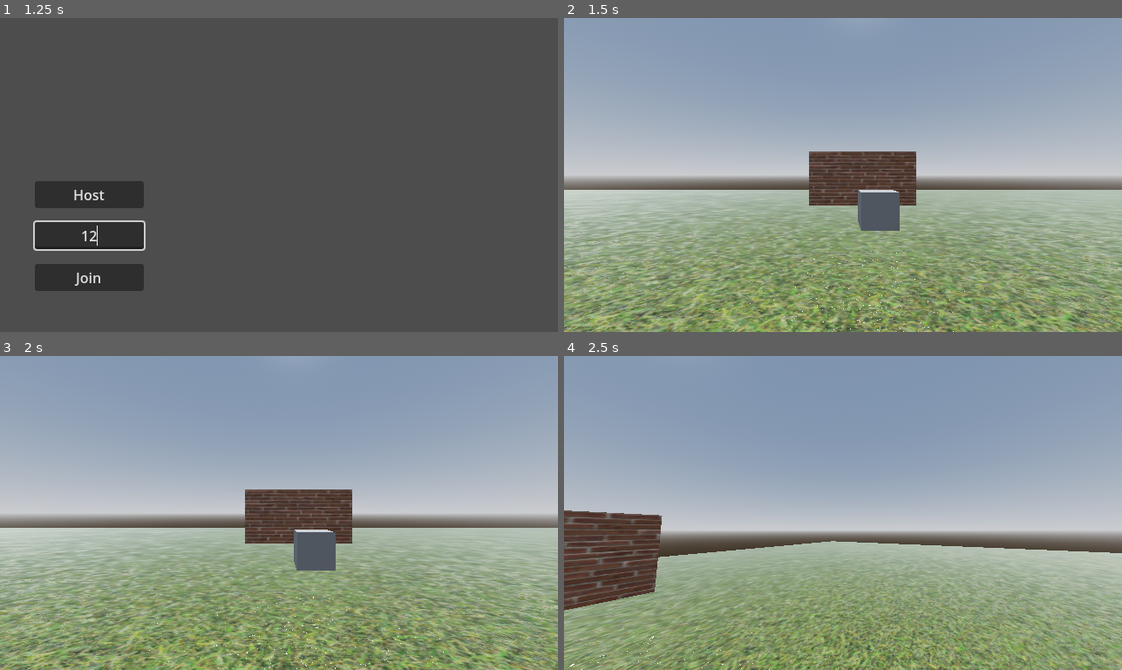
Above: before the commit, frames 1-4 (two rows, left to right).
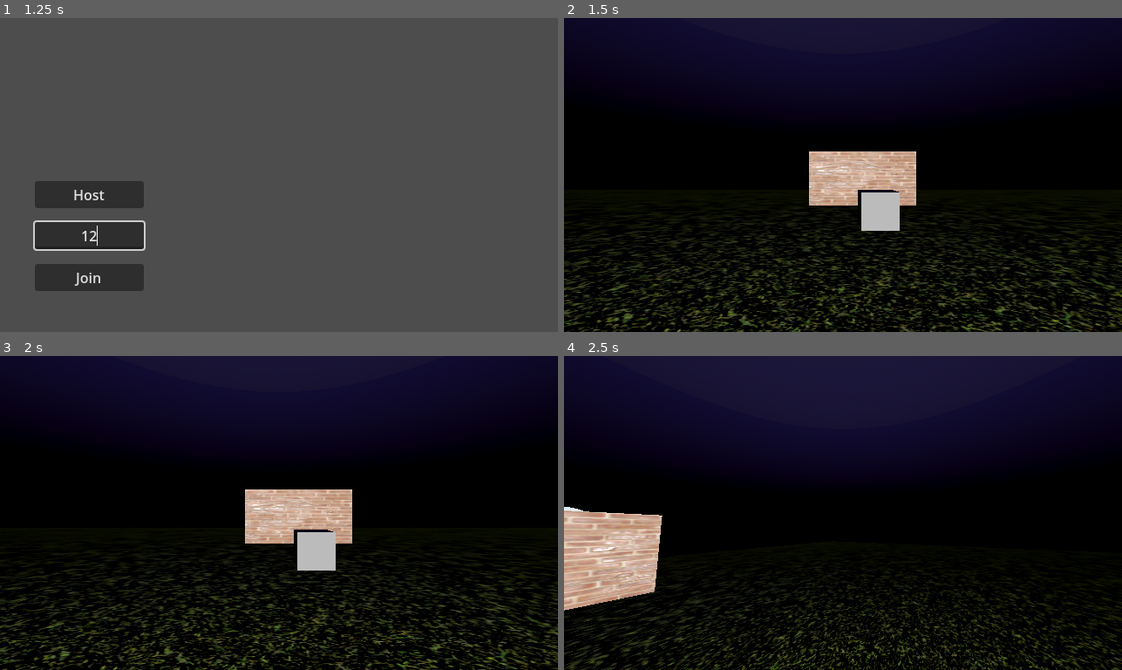
Above: after the commit, the same moments.

Repository: noava/monke-sim
Game: Godot game, scene res://scenes/main_ui.tscn
Same seed, same stepped clock (60 frames per second), same inputs: the game is played once before the commit and once after it.
Inputs (mouse positions are in pixels of both pictures, inside the frame that each line leads up to):
- Up to frame 1 (1.25 s): click (89, 234) at 0.52 s; type "12" at 0.6 s
- Up to frame 2 (1.5 s): click "Host" at 1.25 s
- Up to frame 3 (2 s): no input
- Up to frame 4 (2.5 s): tap Enter at 2 s; move the mouse to (870, 513) at 2.02 s; hold W (move_forward) from 2.03 s (still down); hold Ctrl (crouch) from 2.03 s (still down); tap Space (jump) at 2.27 s

Frame 1 is identical in both runs. In frame 2, 100% of the frame differs, in the area x 0-100%, y 0-100%; in frame 3, 100%; in frame 4, 100%.

Commit message:
day n' nite cycle

Diff:
--- a/project.godot
+++ b/project.godot
@@ -11,8 +11,8 @@
 [application]
 
 config/name="monke-sim"
-run/main_scene="uid://wau7ipdwnh5o"
-config/features=PackedStringArray("4.4", "Forward Plus")
+run/main_scene="res://scenes/main_ui.tscn"
+config/features=PackedStringArray("4.3", "Forward Plus")
 config/icon="res://assets/sprites/logo.svg"
 
 [display]
--- a/scenes/player.tscn
+++ b/scenes/player.tscn
@@ -90,8 +90,8 @@
 
 [sub_resource type="AnimationLibrary" id="AnimationLibrary_uwk8q"]
 _data = {
-&"Crouch": SubResource("Animation_b2ed3"),
-&"RESET": SubResource("Animation_wkx32")
+"Crouch": SubResource("Animation_b2ed3"),
+"RESET": SubResource("Animation_wkx32")
 }
 
 [sub_resource type="SceneReplicationConfig" id="SceneReplicationConfig_b2ed3"]
@@ -143,7 +143,7 @@
 
 [node name="AnimationPlayer" type="AnimationPlayer" parent="."]
 libraries = {
-&"": SubResource("AnimationLibrary_uwk8q")
+"": SubResource("AnimationLibrary_uwk8q")
 }
 
 [node name="ServerSynchronizer" type="MultiplayerSynchronizer" parent="."]
--- a/scenes/testing.tscn
+++ b/scenes/testing.tscn
@@ -1,7 +1,8 @@
-[gd_scene load_steps=19 format=3 uid="uid://dw37ibv584nkf"]
+[gd_scene load_steps=27 format=3 uid="uid://dw37ibv584nkf"]
 
-[ext_resource type="Script" uid="uid://comqbk36b4wvn" path="res://scripts/level.gd" id="1_j8asw"]
+[ext_resource type="Script" path="res://scripts/level.gd" id="1_j8asw"]
 [ext_resource type="Texture2D" uid="uid://c3gr08t11puja" path="res://assets/textures/Grass/Grass004_1K-JPG_Color.jpg" id="2_8mr64"]
+[ext_resource type="Script" path="res://scripts/moon.gd" id="2_vx8f3"]
 [ext_resource type="Texture2D" uid="uid://m2wrlx1mg3l6" path="res://assets/textures/Grass/Grass004_1K-JPG_AmbientOcclusion.jpg" id="3_utrvu"]
 [ext_resource type="Texture2D" uid="uid://6gftjmntpomm" path="res://assets/textures/Grass/Grass004_1K-JPG_NormalGL.jpg" id="4_yh20h"]
 [ext_resource type="Texture2D" uid="uid://x2b41rys2ub3" path="res://assets/textures/Grass/Grass004_1K-JPG_Roughness.jpg" id="5_uf0dc"]
@@ -11,12 +12,18 @@
 [ext_resource type="Texture2D" uid="uid://cb1576tb11v75" path="res://assets/textures/Bricks/Bricks059_1K-JPG_NormalGL.jpg" id="9_0lbey"]
 [ext_resource type="Texture2D" uid="uid://cpu6a4i6esy6b" path="res://assets/textures/Bricks/Bricks059_1K-JPG_Roughness.jpg" id="10_pm4hl"]
 
-[sub_resource type="ProceduralSkyMaterial" id="ProceduralSkyMaterial_2dftf"]
-sky_horizon_color = Color(0.662243, 0.671743, 0.686743, 1)
-ground_horizon_color = Color(0.662243, 0.671743, 0.686743, 1)
+[sub_resource type="Gradient" id="Gradient_xuq1u"]
+colors = PackedColorArray(0, 0, 0.176471, 1, 0.0253638, 0.0253638, 0.0253638, 1)
+
+[sub_resource type="GradientTexture2D" id="GradientTexture2D_oon3b"]
+gradient = SubResource("Gradient_xuq1u")
+fill_from = Vector2(1, 0.598901)
+
+[sub_resource type="PhysicalSkyMaterial" id="PhysicalSkyMaterial_e03pf"]
+night_sky = SubResource("GradientTexture2D_oon3b")
 
 [sub_resource type="Sky" id="Sky_8e680"]
-sky_material = SubResource("ProceduralSkyMaterial_2dftf")
+sky_material = SubResource("PhysicalSkyMaterial_e03pf")
 
 [sub_resource type="Environment" id="Environment_js7pq"]
 background_mode = 2
@@ -48,6 +55,58 @@
 
 [sub_resource type="BoxShape3D" id="BoxShape3D_4y0hx"]
 
+[sub_resource type="StandardMaterial3D" id="StandardMaterial3D_bgcqo"]
+albedo_color = Color(0.811765, 0.811765, 0.811765, 1)
+emission_enabled = true
+emission = Color(0.677504, 0.784652, 1, 1)
+emission_energy_multiplier = 0.8
+
+[sub_resource type="SphereMesh" id="SphereMesh_l4wux"]
+material = SubResource("StandardMaterial3D_bgcqo")
+radius = 20.0
+height = 40.0
+radial_segments = 32
+rings = 16
+
+[sub_resource type="Animation" id="Animation_vwu2e"]
+length = 600.0
+loop_mode = 1
+tracks/0/type = "value"
+tracks/0/imported = false
+tracks/0/enabled = true
+tracks/0/path = NodePath("../DirectionalLight3D:rotation")
+tracks/0/interp = 1
+tracks/0/loop_wrap = true
+tracks/0/keys = {
+"times": PackedFloat32Array(0, 600),
+"transitions": PackedFloat32Array(1, 1),
+"update": 0,
+"values": [Vector3(0, 0, 0), Vector3(6.28319, 0, 0)]
+}
+
+[sub_resource type="Animation" id="Animation_qem4r"]
+resource_name = "daynite"
+length = 10.0
+loop_mode = 1
+tracks/0/type = "value"
+tracks/0/imported = false
+tracks/0/enabled = true
+tracks/0/path = NodePath("../DirectionalLight3D:rotation")
+tracks/0/interp = 1
+tracks/0/loop_wrap = true
+tracks/0/keys = {
+"times": PackedFloat32Array(0, 10),
+"transitions": PackedFloat32Array(1, 1),
+"update": 0,
+"values": [Vector3(0, 0, 0), Vector3(6.28319, 0, 0)]
+}
+
+[sub_resource type="AnimationLibrary" id="AnimationLibrary_xvv5i"]
+_data = {
+"RESET": SubResource("Animation_vwu2e"),
+"daynite": SubResource("Animation_qem4r")
+}
+
 [sub_resource type="SceneReplicationConfig" id="SceneReplicationConfig_8e680"]
 properties/0/path = NodePath("Map/Thang:position")
 properties/0/spawn = true
@@ -60,9 +119,10 @@
 script = ExtResource("1_j8asw")
 
 [node name="Map" type="Node3D" parent="."]
+script = ExtResource("2_vx8f3")
 
 [node name="DirectionalLight3D" type="DirectionalLight3D" parent="Map"]
-transform = Transform3D(0.63693, 0.768273, 0.0638417, 0.493718, -0.470107, 0.731602, 0.592083, -0.43446, -0.678736, -0.0158205, 2.62206, 0.0172648)
+transform = Transform3D(1, 0, 0, 0, 1, 0, 0, 0, 1, 0.00168753, 2.61333, 0.0221152)
 
 [node name="WorldEnvironment" type="WorldEnvironment" parent="Map"]
 environment = SubResource("Environment_js7pq")
@@ -91,6 +151,21 @@
 [node name="Spawn0" type="Node3D" parent="Map/SpawnPoints"]
 transform = Transform3D(1, 0, 0, 0, 1, 0, 0, 0, 1, 6.54202, 0, -7.33269)
 
+[node name="Moon" type="MeshInstance3D" parent="Map"]
+transform = Transform3D(3, 0, 0, 0, 3, 0, 0, 0, 3, 0, 300, 1000)
+mesh = SubResource("SphereMesh_l4wux")
+
+[node name="AnimationPlayer" type="AnimationPlayer" parent="Map"]
+root_node = NodePath("../CSGBox3D2")
+libraries = {
+"": SubResource("AnimationLibrary_xvv5i")
+}
+autoplay = "RESET"
+
+[node name="NightTimer" type="Timer" parent="Map"]
+wait_time = 300.0
+one_shot = true
+
 [node name="Players" type="Node3D" parent="."]
 
 [node name="MultiplayerSpawner" type="MultiplayerSpawner" parent="."]
@@ -99,3 +174,5 @@
 
 [node name="ItemSynchronizer" type="MultiplayerSynchronizer" parent="."]
 replication_config = SubResource("SceneReplicationConfig_8e680")
+
+[connection signal="timeout" from="Map/NightTimer" to="Map" method="_on_night_timer_timeout"]
--- /dev/null
+++ b/scripts/moon.gd
@@ -0,0 +1,27 @@
+extends Node3D
+
+var moon_distance := 1000.0
+var is_night := false
+
+func _process(delta):
+	var sun_dir = $DirectionalLight3D.global_transform.basis.z.normalized()
+	var moon_pos = -sun_dir * moon_distance
+	$Moon.global_transform.origin = global_transform.origin + moon_pos
+
+	# Check if the sun is below the horizon
+	var now_night = sun_dir.y < 0.0
+
+	# Only trigger when night STARTS
+	if now_night and not is_night:
+		is_night = true
+		print("🌙 Night started! Starting timer.")
+		$NightTimer.start()
+
+	# Only trigger when night ENDS
+	elif not now_night and is_night:
+		is_night = false
+		print("🌞 Day started!")
+
+func _on_NightTimer_timeout():
+	print("⏰ Night timer ended! Time's up.")
+	# You can trigger your purge mode end here
Not shown: 1 places in scenes/main_ui.tscn that only renumber resources
Not shown: 1 places in scenes/player.tscn that only renumber resources
